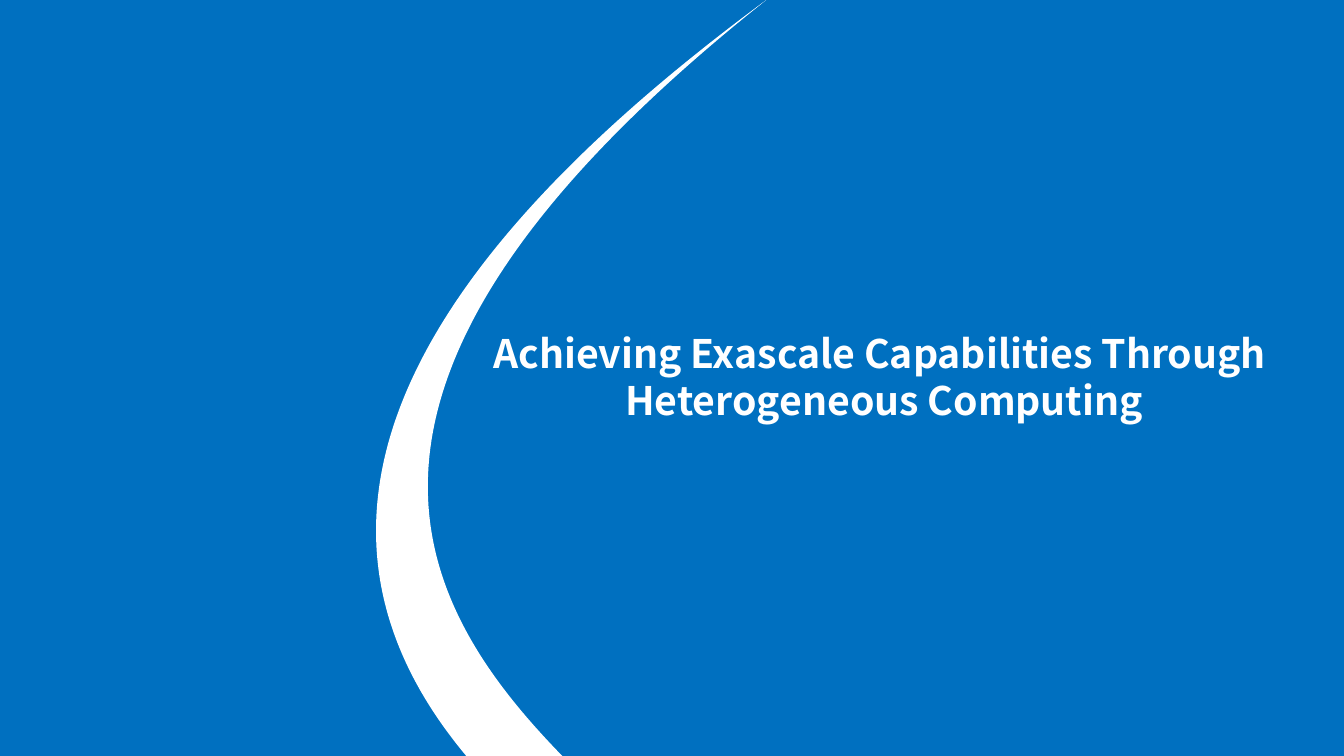
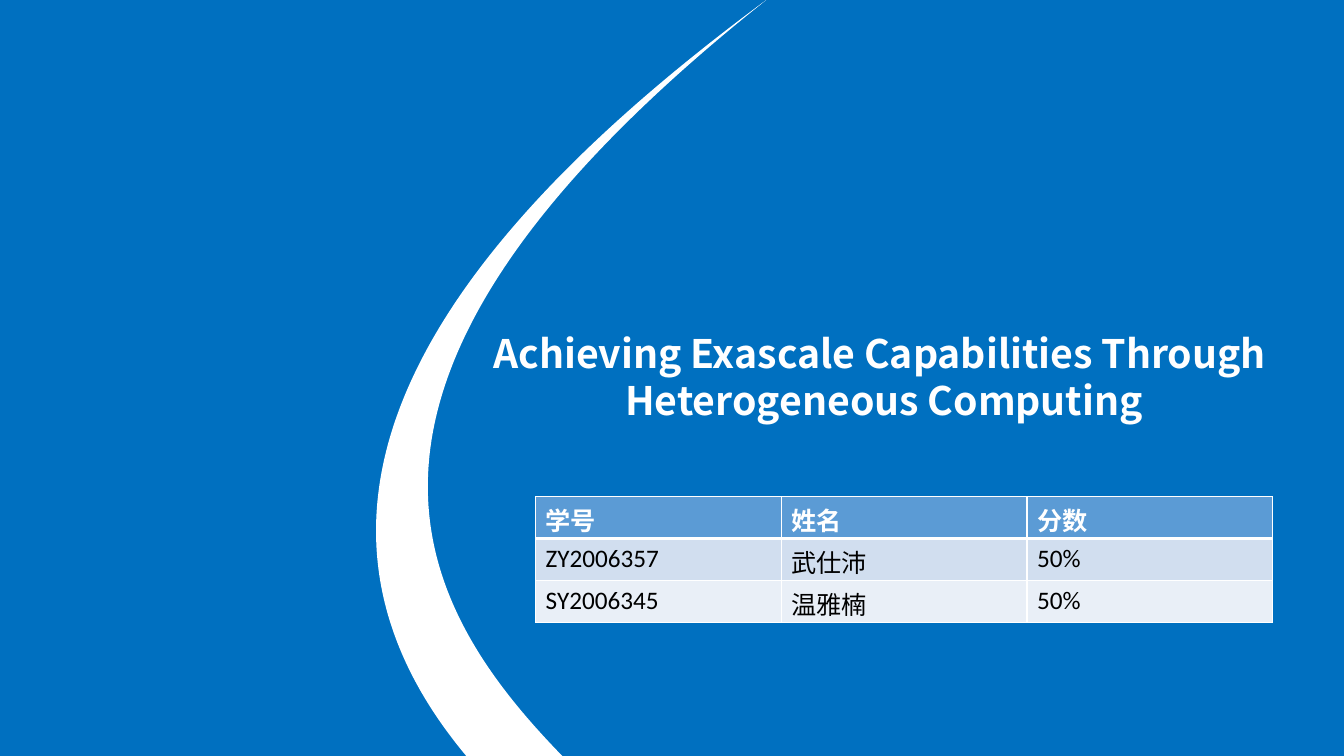
Before and after one commit to DO-MINATOR/buaa, a slide deck: slide 1 of 高性能计算机/高性能.pptx. Drawn at 1344x756 pixels with LibreOffice and Linux fonts; fonts in the diff are those of the drawing. Boxes give left, top, right and bottom in pixels: in the first picture for what was removed or moved away, otherwise in the second. Text is boxed around its words. In the diff, an @@ line names an element or a change of style, - is before the commit and + after.

```diff
--- a/高性能计算机/高性能.pptx
+++ b/高性能计算机/高性能.pptx
@@ table added at [535,497,1273,623], 3 rows, 3 columns @@
+学号 | 姓名 | 分数
+ZY2006357 | 武仕沛 | 50%
+SY2006345 | 温雅楠 | 50%
```
Also in this commit, not shown: 7 other slides changed, 1 slide added, 2 other files.
